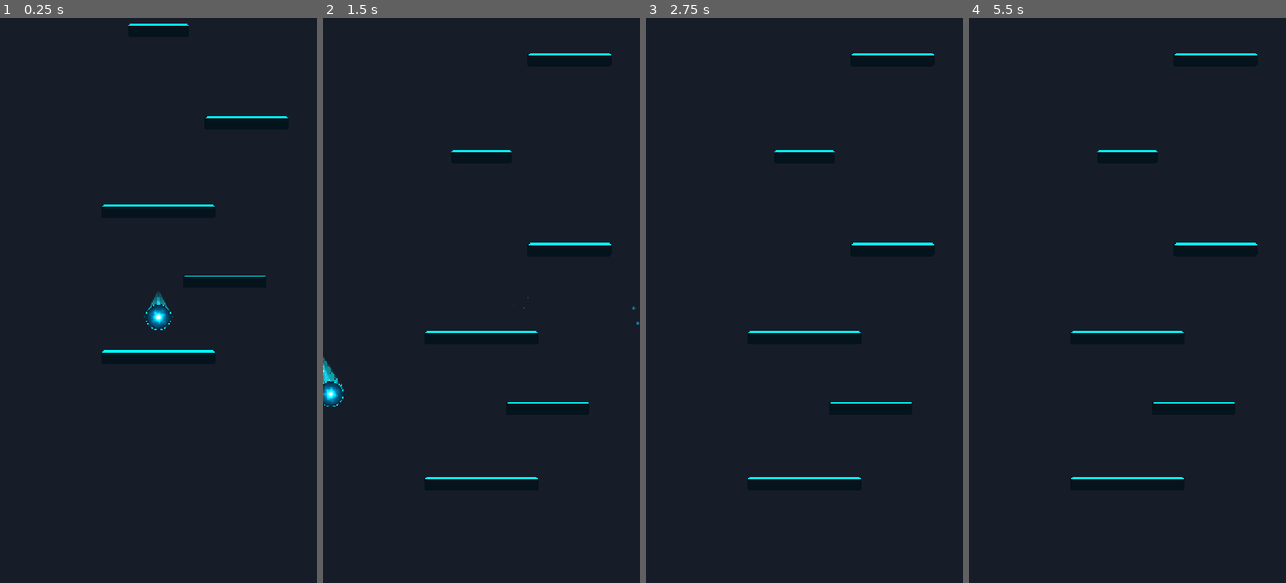
Above: before the commit, frames 1-4 (left to right).
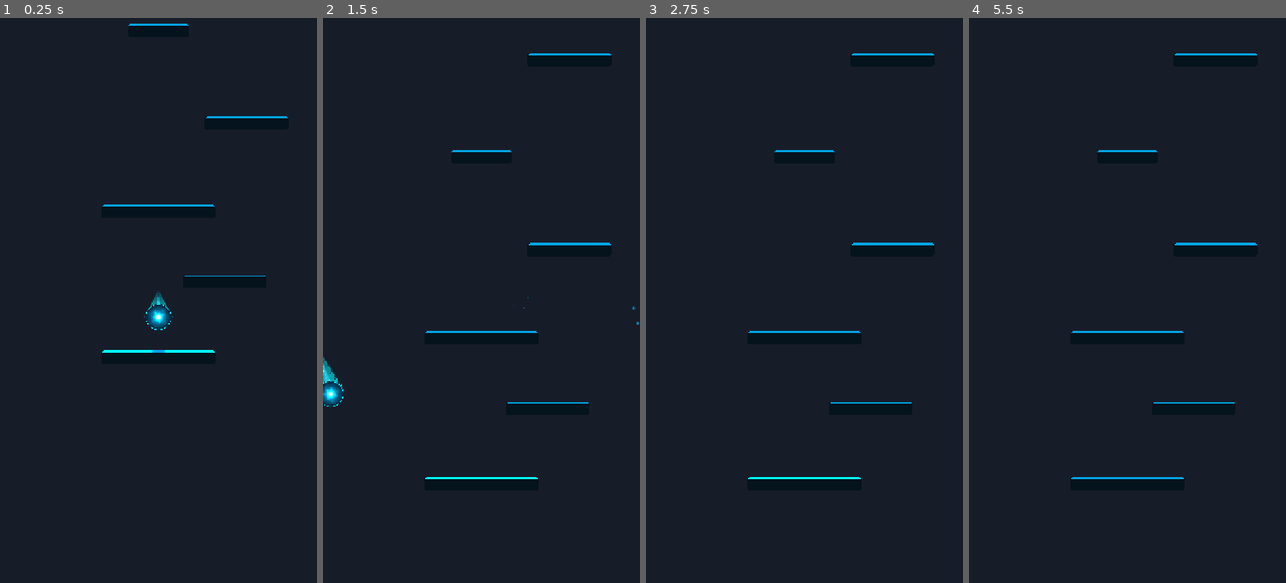
Above: after the commit, the same moments.

Repository: Kryodo/TowerJump
Game: Godot game, scene res://scenes/platform_test_room.tscn
Same seed, same stepped clock (60 frames per second), same inputs: the game is played once before the commit and once after it. This scene is started directly instead of the project's main scene.
Inputs (mouse positions are in pixels of both pictures, inside the frame that each line leads up to):
- Up to frame 1 (0.25 s): no input
- Up to frame 2 (1.5 s): move the mouse to (465, 413) at 0.52 s; hold Right (ui_right) 0.53-1.25 s; click (465, 413) at 0.67 s; drag from (576, 385) to (465, 413) at 1.27 s
- Up to frame 3 (2.75 s): move the mouse to (709, 215) at 2.02 s; hold Left (ui_left) from 2.03 s (still down)
- Up to frame 4 (5.5 s): release Left (ui_left) at 2.75 s; tap Enter at 2.75, 4.25 s; drag from (1143, 300) to (1032, 215) at 2.77 s; tap Space at 3.5, 5 s; move the mouse to (1079, 159) at 3.52 s; hold Left (ui_left) 3.53-4.25 s; drag from (1197, 272) to (1079, 159) at 4.27 s; move the mouse to (1064, 328) at 5.02 s; hold Right (ui_right) from 5.03 s (still down); click (1064, 328) at 5.17 s

The runs differ from the first frame. In frame 1, 0.4% of the frame differs, in the area x 32-91%, y 1-60%; in frame 2, 0.5%; in frame 3, 0.5%; in frame 4, 0.6%, in the area x 32-91%, y 6-82%.

Commit message:
Refine platform approach targeting and passive neon contrast

Diff:
--- a/scripts/platform.gd
+++ b/scripts/platform.gd
@@ -28,7 +28,7 @@
 @export_group("Spring")
 @export var spring_multiplier: float = 1.75
 
-const NEON_COLOR := Color(0.0, 1.8, 2.4, 1.0)
+const NEON_COLOR := Color(0.0, 0.65, 0.90, 1.0)
 const PLATFORM_BODY_COLOR := Color("#0B111B")
 
 
@@ -318,13 +318,13 @@
 	if ball == null:
 		return
 
-	var is_target := _is_best_landing_target(ball)
+	var target := _find_best_landing_target(ball)
 	var charge := 0.0
 	var target_ratio := 0.5
 
-	if is_target and ball.velocity.y > 0.0:
-		var dy := global_position.y - ball.global_position.y
-		var approach_range := 300.0
+	if target == self and ball.velocity.y > 0.0:
+		var dy: float = global_position.y - ball.global_position.y
+		var approach_range: float = 360.0
 
 		if dy > 0.0 and dy < approach_range:
 			var g: float = float(ball.gravity)
@@ -337,17 +337,27 @@
 
 				# Account for screen wrap when predicting the landing position.
 				var screen_width: float = float(get_viewport_rect().size.x)
-				if predicted_x < 0.0:
-					predicted_x = fmod(predicted_x, screen_width) + screen_width
-				elif predicted_x > screen_width:
+				if screen_width > 0.0:
 					predicted_x = fmod(predicted_x, screen_width)
+					if predicted_x < 0.0:
+						predicted_x += screen_width
 
 				var local_x: float = predicted_x - global_position.x
-				var landing_margin := 18.0
-
-				if local_x >= -half_width() - landing_margin and local_x <= half_width() + landing_margin:
+				var landing_margin: float = 18.0
+				var platform_half_width: float = half_width()
+
+				# Also test the wrapped horizontal distance, so targets near the
+				# left/right screen edge behave correctly.
+				var wrapped_local_x: float = local_x
+				if screen_width > 0.0:
+					if wrapped_local_x > screen_width * 0.5:
+						wrapped_local_x -= screen_width
+					elif wrapped_local_x < -screen_width * 0.5:
+						wrapped_local_x += screen_width
+
+				if absf(wrapped_local_x) <= platform_half_width + landing_margin:
 					target_ratio = clampf(
-						(local_x + half_width()) / (width * width_scale),
+						(wrapped_local_x + platform_half_width) / (width * width_scale),
 						0.0,
 						1.0
 					)
@@ -361,13 +371,19 @@
 	_neon_edge.set_instance_shader_parameter("approach_target_x", target_ratio)
 
 
-func _is_best_landing_target(ball: CharacterBody2D) -> bool:
+func _find_best_landing_target(ball: CharacterBody2D) -> Node2D:
 	if ball.velocity.y <= 0.0:
-		return false
+		return null
 
 	var candidates: Array[Node] = get_tree().get_nodes_in_group("platforms")
 	var best: Node2D = null
-	var best_dy := INF
+	var best_dy: float = INF
+	var g: float = float(ball.gravity)
+	var vy: float = float(ball.velocity.y)
+	var screen_width: float = float(get_viewport_rect().size.x)
+
+	if g <= 0.0:
+		return null
 
 	for candidate in candidates:
 		if not candidate is Node2D:
@@ -377,20 +393,40 @@
 		if not platform.visible:
 			continue
 
-		var platform_dy := platform.global_position.y - ball.global_position.y
-		if platform_dy <= 0.0 or platform_dy > 300.0:
+		var platform_dy: float = platform.global_position.y - ball.global_position.y
+		if platform_dy <= 0.0 or platform_dy > 360.0:
 			continue
 
-		var candidate_half_width := float(platform.call("half_width"))
-		var local_x := ball.global_position.x - platform.global_position.x
-		var margin := 24.0
-
-		if local_x >= -candidate_half_width - margin and local_x <= candidate_half_width + margin:
+		var discriminant: float = vy * vy + 2.0 * g * platform_dy
+		if discriminant < 0.0:
+			continue
+
+		var t: float = (-vy + sqrt(discriminant)) / g
+		if t <= 0.0:
+			continue
+
+		var predicted_x: float = ball.global_position.x + ball.velocity.x * t
+		if screen_width > 0.0:
+			predicted_x = fmod(predicted_x, screen_width)
+			if predicted_x < 0.0:
+				predicted_x += screen_width
+
+		var candidate_half_width: float = float(platform.call("half_width"))
+		var local_x: float = predicted_x - platform.global_position.x
+
+		if screen_width > 0.0:
+			if local_x > screen_width * 0.5:
+				local_x -= screen_width
+			elif local_x < -screen_width * 0.5:
+				local_x += screen_width
+
+		var landing_margin: float = 24.0
+		if absf(local_x) <= candidate_half_width + landing_margin:
 			if platform_dy < best_dy:
 				best_dy = platform_dy
 				best = platform
 
-	return best == self
+	return best
 
 
 func _start_breaking() -> void:
